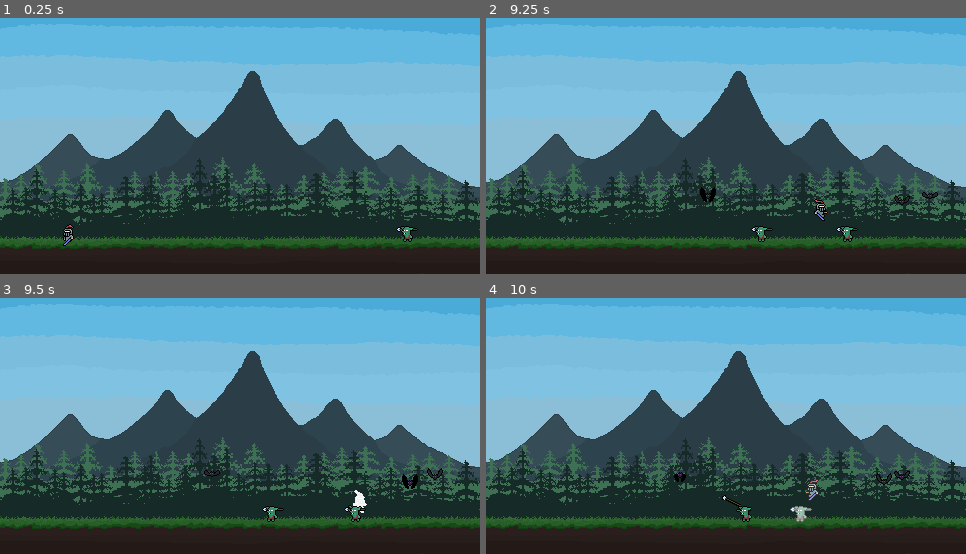
Above: before the commit, frames 1-4 (two rows, left to right).
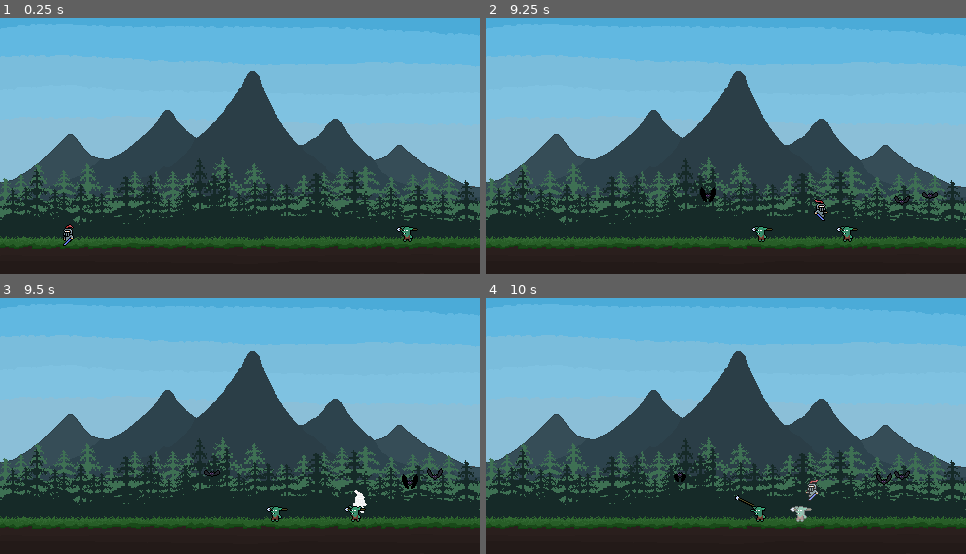
Above: after the commit, the same moments.

Repository: RadoslawG123/WavesOfMonsters
Game: Godot game, scene res://Scenes/main.tscn
Same seed, same stepped clock (60 frames per second), same inputs: the game is played once before the commit and once after it.
Inputs:
- Up to frame 1 (0.25 s): no input
- Up to frame 2 (9.25 s): hold D (Right) 0.53-2.03 s; tap Space (Attack) every 0.75 s from 0.6 to 8.85 s; tap W (Jump) at 0.77, 1.52, 3.02, 3.77, 4.52, 6.02, 6.77, 7.52, 9.02 s; hold A (Left) 2.03-2.78 s; hold D (Right) 2.78-4.28 s; hold A (Left) 4.28-5.03 s; hold D (Right) 5.03-5.78 s; hold A (Left) 5.78-7.28 s; hold D (Right) from 7.28 s (still down)
- Up to frame 3 (9.5 s): keep holding D (Right)
- Up to frame 4 (10 s): release D (Right) at 9.53 s; hold A (Left) from 9.53 s (still down); tap Space (Attack) at 9.6 s; tap W (Jump) at 9.77 s

Frames 1-2 are identical in both runs. In frame 3, 0.2% of the frame differs, in the area x 54-60%, y 81-88%; in frame 4, 0.4%, in the area x 49-59%, y 76-88%.

Commit message:
Bug fixes: SpearGoblin stops always stops after throwing. (Before when the player hits goblin before spear throw, goblin was walking while throwing.

Diff:
--- a/Scenes/Enemies/SpearGoblin.tscn
+++ b/Scenes/Enemies/SpearGoblin.tscn
@@ -298,25 +298,13 @@
 "update": 0,
 "values": [4.5]
 }
-tracks/3/type = "value"
+tracks/3/type = "method"
 tracks/3/imported = false
 tracks/3/enabled = true
-tracks/3/path = NodePath(".:X_VELOCITY")
+tracks/3/path = NodePath(".")
 tracks/3/interp = 1
 tracks/3/loop_wrap = true
 tracks/3/keys = {
-"times": PackedFloat32Array(0),
-"transitions": PackedFloat32Array(1),
-"update": 1,
-"values": [0.0]
-}
-tracks/4/type = "method"
-tracks/4/imported = false
-tracks/4/enabled = true
-tracks/4/path = NodePath(".")
-tracks/4/interp = 1
-tracks/4/loop_wrap = true
-tracks/4/keys = {
 "times": PackedFloat32Array(3, 6),
 "transitions": PackedFloat32Array(1, 1),
 "values": [{
@@ -326,6 +314,18 @@
 "args": [],
 "method": &"x_velocity_back"
 }]
+}
+tracks/4/type = "value"
+tracks/4/imported = false
+tracks/4/enabled = true
+tracks/4/path = NodePath(".:X_VELOCITY")
+tracks/4/interp = 1
+tracks/4/loop_wrap = true
+tracks/4/keys = {
+"times": PackedFloat32Array(-0.5, 0),
+"transitions": PackedFloat32Array(1, 1),
+"update": 0,
+"values": [0.0, 0.0]
 }
 
 [sub_resource type="Animation" id="Animation_e3fld"]
--- a/Scripts/Universal/Hurtbox.gd
+++ b/Scripts/Universal/Hurtbox.gd
@@ -83,6 +83,7 @@
 func _on_push_timer_timeout() -> void:
 	owner.X_VELOCITY = X_VELOCITY_shelf
 
+
 ##### Player hitbox functions #####
 
 ## Signal function: Player collides with enemy
